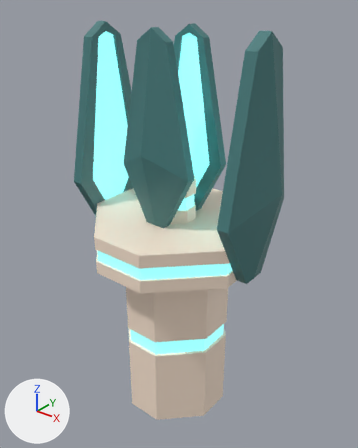
What one commit did to the FBX model Assets/3D Models/Machines/GhostRepeller.fbx.
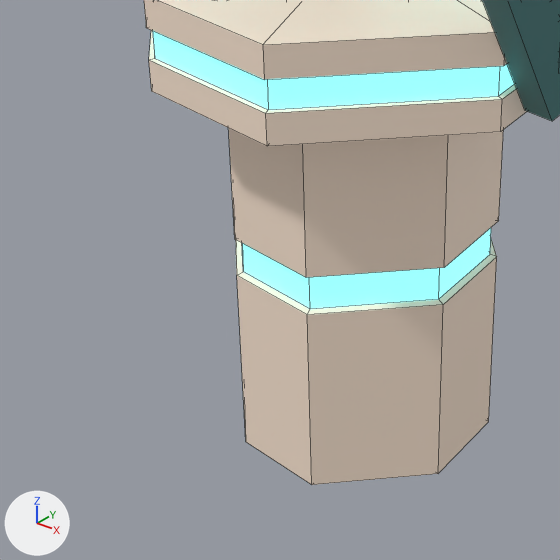
Old and new are each drawn whole from a 50 mm camera at (1.288, -1.581, 1.943) aimed at (0.001, 0.029, 0.945) and again close up on the part from 11% to 70% of the width and 53% to 100% of the height. The lights are fixed; the arrows at lower left show +X, +Y and +Z. The close-ups show mesh edges as thin lines. Objects named as collision shapes, trigger or cutter boxes, shadow casters or lower levels of detail are left out. Where no turn or scale is listed for an object, it has been applied to the vertices.

In view in the first close-up: 'GhostRepeller_LOD0'.
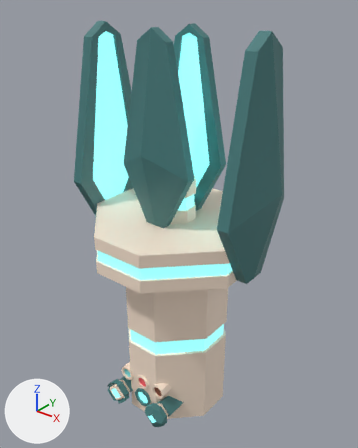
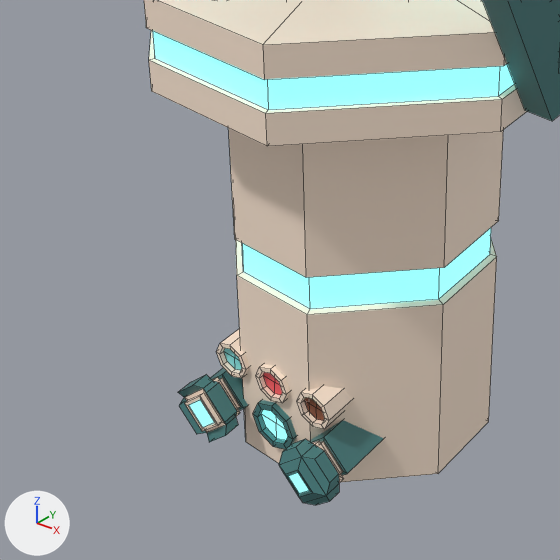
What the commit changed:
Material 'FireSymbol' (mat_firesymbol) is new.
Its base color is (1.0, 0.112, 0.13) (red #ff5e65).
Material 'EarthSymbol' (mat_earthsymbol) is new.
Its base color is (0.212, 0.0595, 0.0252) (brown #7f452c).
Material 'WaterSymbol' (mat_watersymbol) is new.
Its base color is (0.25, 0.807, 0.807) (cyan #89e8e8).
Material 'Accent.001' (mat_accent_001) is new.
Its base color is (0.0612, 0.202, 0.202) (dark cyan #467c7c).
Material 'Main.001' (mat_main_001) is new.
Its base color is (1.0, 0.819, 0.67) (beige #ffead6).
Material 'Light.001' (mat_light_001) is new.
Its base color is (0.25, 0.807, 0.807) (cyan #89e8e8).
Its emission color is (0.25, 0.807, 0.807) (cyan #89e8e8).
Its emission strength is 1.0.
me_cube_001 is used by ob_ghostrepeller_lod0; location (0.0, 0.0, 0.0).
me_cube_001 had 288 vertices, 282 faces and spanned x -0.52..0.52, y -0.38..0.38, z 0.0..1.8.
me_cube_001 now has 452 vertices, 420 faces and spans x -0.52..0.52, y -0.38..0.38, z 0.0..1.8.
me_cube_001 part 1: a new loose piece of 33 vertices spanning x -0.05..0.05, y -0.26..-0.16, z 0.05..0.15.
me_cube_001 part 2: a new loose piece of 33 vertices spanning x -0.04..0.04, y -0.26..-0.16, z 0.16..0.24.
me_cube_001 part 3: a new loose piece of 33 vertices spanning x 0.06..0.14, y -0.26..-0.16, z 0.16..0.24.
me_cube_001 part 4: a new loose piece of 33 vertices spanning x -0.14..-0.06, y -0.26..-0.16, z 0.16..0.24.
me_cube_001 part 5: a new loose piece of 16 vertices spanning x -0.18..-0.07, y -0.26..-0.09, z 0.05..0.15, in mat_accent (dark cyan #467c7c).
me_cube_001 part 6: a new loose piece of 16 vertices spanning x 0.07..0.18, y -0.26..-0.09, z 0.05..0.15, in mat_accent (dark cyan #467c7c).
me_cube_001 now uses material mat_firesymbol (red #ff5e65).
me_cube_001 now uses material mat_earthsymbol (brown #7f452c).
me_cube_001 now uses material mat_watersymbol (cyan #89e8e8).
Mesh me_cube_035 is new.
It has 48 vertices, 45 faces and spans x 0.0698..0.1802, y -0.3307..-0.2607, z 0.0448..0.1552.
Faces by material slot: [12, 32, 1].
It uses material mat_main_001 (beige #ffead6).
It uses material mat_accent_001 (dark cyan #467c7c).
It uses material mat_light_001 (cyan #89e8e8).
Mesh me_cube_034 is new.
It has 52 vertices, 49 faces and spans x -0.1858..-0.0642, y -0.3207..-0.2607, z 0.0392..0.1608.
Faces by material slot: [28, 20, 1].
It uses material mat_main_001 (beige #ffead6).
It uses material mat_accent_001 (dark cyan #467c7c).
It uses material mat_light_001 (cyan #89e8e8).
Object 'Upgrade_Power' (ob_upgrade_power) is new; it shows me_cube_035.
Its location is (0.0, 0.0, 0.0).
Object 'Upgrade_Efficiency' (ob_upgrade_efficiency) is new; it shows me_cube_034.
Its location is (0.0, 0.0, 0.0).

Pixel boxes (x1, y1, x2, y2) of what changed, in the close-ups (560 x 560 px):
'GhostRepeller_LOD0', reshaped
    before: (144, 0, 560, 485)
    after: (144, 0, 560, 482)
'Upgrade_Power', added (cyan)
    after: (279, 439, 343, 505)
    faces in mat_accent_001 (dark cyan #467c7c): (279, 439, 339, 505)
    faces in mat_main_001 (beige #ffe9d6): (313, 441, 343, 483)
    faces in mat_light_001 (cyan #89e8e8): (288, 473, 309, 494)
'Upgrade_Efficiency', added (cyan)
    after: (178, 375, 241, 442)
    faces in mat_accent_001 (dark cyan #467c7c): (178, 375, 238, 442)
    faces in mat_main_001 (beige #ffe9d6): (184, 377, 241, 433)
    faces in mat_light_001 (cyan #89e8e8): (189, 400, 215, 427)
part 1 of me_cube_001, added (cyan)
    after: (253, 400, 297, 449)
part 2 of me_cube_001, added
    after: (256, 364, 290, 403)
part 3 of me_cube_001, added (beige)
    after: (297, 386, 352, 429)
part 4 of me_cube_001, added
    after: (217, 328, 250, 378)
part 5 of me_cube_001, added (cyan)
    after: (211, 368, 248, 411)
part 6 of me_cube_001, added (cyan)
    after: (309, 420, 384, 475)
